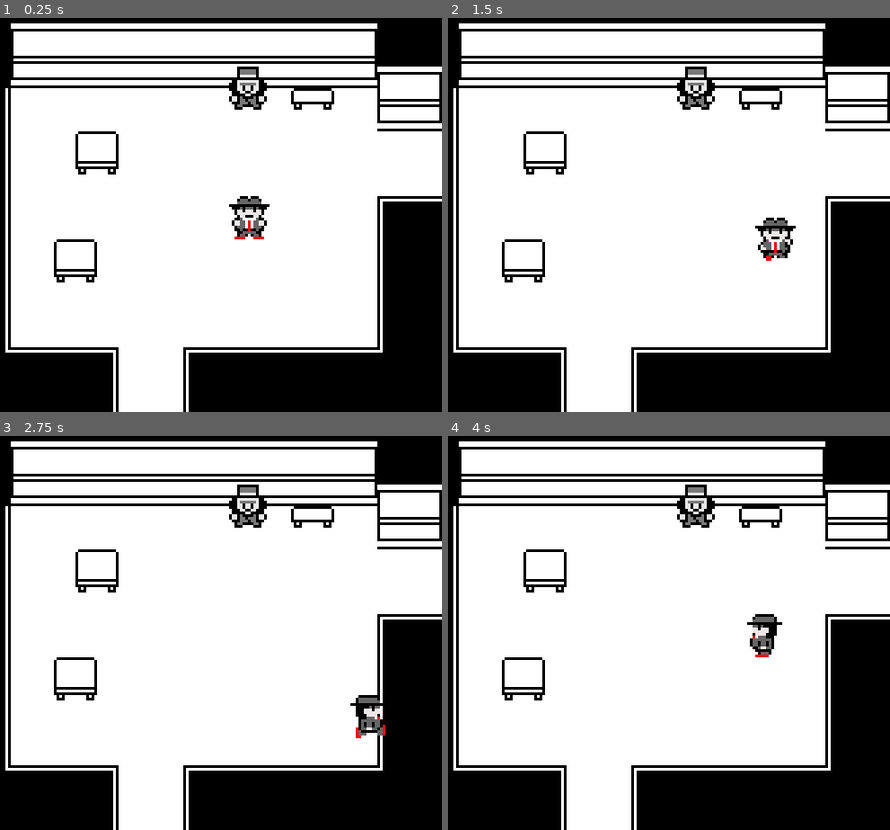
Above: before the commit, frames 1-4 (two rows, left to right).
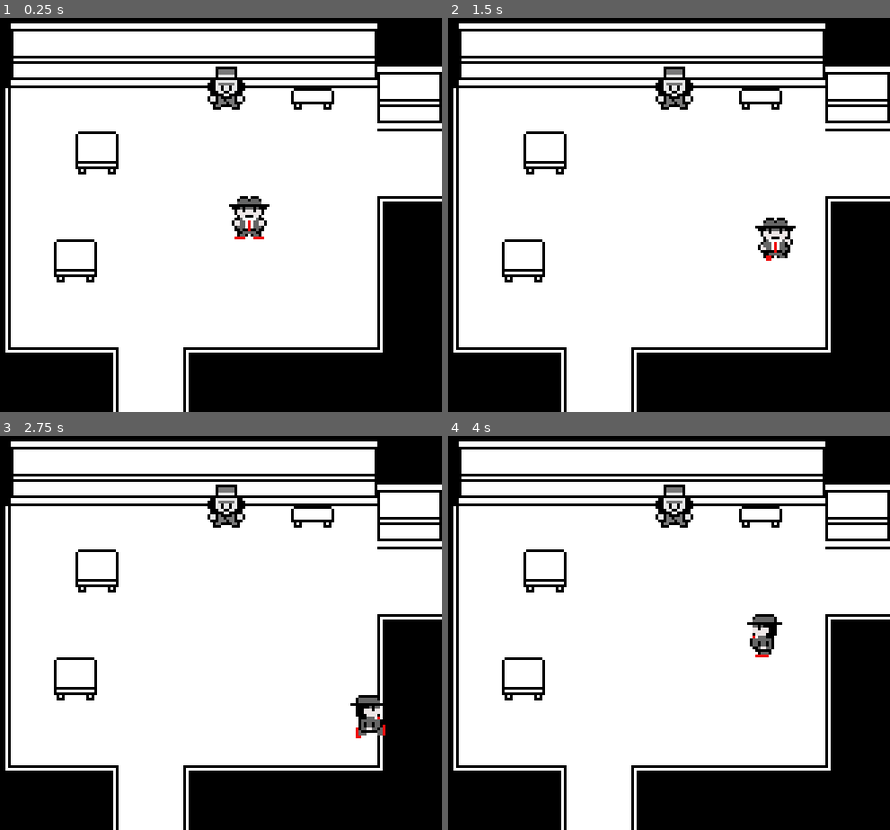
Above: after the commit, the same moments.

Repository: ptroply/game-off-2024
Game: Godot game, scene res://prototype0/MapDemo.tscn
Same seed, same stepped clock (60 frames per second), same inputs: the game is played once before the commit and once after it.
Inputs:
- Up to frame 1 (0.25 s): no input
- Up to frame 2 (1.5 s): tap Enter (ui_accept) at 0.5, 0.77 s; hold Right (ui_right) 0.53-1.28 s; hold Down (ui_down) from 1.28 s (still down)
- Up to frame 3 (2.75 s): tap Enter (ui_accept) at 1.52 s; release Down (ui_down) at 2.03 s; hold Right (ui_right) from 2.03 s (still down)
- Up to frame 4 (4 s): tap Enter (ui_accept) at 2.75, 3.02, 3.77 s; release Right (ui_right) at 2.78 s; hold Up (ui_up) 2.78-3.53 s; hold Left (ui_left) from 3.53 s (still down)

The runs differ from the first frame. In frame 1, 0.9% of the frame differs, in the area x 46-61%, y 12-24%; in frame 2, 0.9%; in frame 3, 0.9%; in frame 4, 0.9%.

Commit message:
add json for demo

Diff:
--- /dev/null
+++ b/godot/Utility/Dialogues/chief.json
@@ -0,0 +1,5 @@
+[
+    [
+        "Help, I'm stuck in here!"
+    ]
+]
--- a/godot/Utility/Dialogues/cop1.json
+++ b/godot/Utility/Dialogues/cop1.json
@@ -1,3 +1,7 @@
-{
-    "default": "This text is coming from the dialogues JSON file.\n\nIsn't that cool?"
-}
+
+[
+    [
+        "This text was loaded from the dialogues JSON file.",
+        "Search the building and help me find the chief."
+    ]
+]
--- /dev/null
+++ b/godot/Utility/Dialogues/cop2.json
@@ -0,0 +1,6 @@
+
+[
+    [
+        "You're looking for the chief? I last saw him hanging out in the second jail cell."
+    ]
+]
--- /dev/null
+++ b/godot/Utility/Dialogues/wayne.json
@@ -0,0 +1,6 @@
+[
+    [
+        "Hey, I think you've got the wrong guy.",
+        "Just let me out of here and we'll call it even, Okay?"
+    ]
+]
--- a/godot/prototype0/FieldMap.gd
+++ b/godot/prototype0/FieldMap.gd
@@ -1,7 +1,7 @@
 extends Node2D
 
-#var tilemap : Array
-@onready var tilemap : Array = [["breakroom","jail",0],
+var day = 0
+var tilemap : Array = [["breakroom","jail",0],
 ["offices","lobby",0],
 [0,0,0]]
 
@@ -43,7 +43,7 @@
 	var t = text_box.instantiate()
 	add_child(t)
 
-	await t.start(pos, id, dialogues)
+	await t.start(pos, id, dialogues[day])
 
 func update(tile_code : String):
 	for n in get_children():
--- a/godot/prototype0/MapDemo.tscn
+++ b/godot/prototype0/MapDemo.tscn
@@ -1,17 +1,14 @@
-[gd_scene load_steps=8 format=3 uid="uid://fttcw2p5qk6s"]
+[gd_scene load_steps=6 format=3 uid="uid://fttcw2p5qk6s"]
 
-[ext_resource type="Script" path="res://prototype0/MapDemo.gd" id="1_3jslf"]
 [ext_resource type="Script" path="res://prototype0/FieldMap.gd" id="2_bjmkw"]
 [ext_resource type="FontFile" uid="uid://bi1g3eepf86as" path="res://prototype0/m5_7.tres" id="2_ouv7l"]
 [ext_resource type="Script" path="res://Utility/player.gd" id="4_8icf1"]
-[ext_resource type="PackedScene" uid="uid://cinypmsoj4idj" path="res://prototype0/character_sprite.tscn" id="4_armly"]
-[ext_resource type="SpriteFrames" uid="uid://chlvhh7ud5j2u" path="res://prototype0/new_sprite_frames.tres" id="7_h5xgq"]
+[ext_resource type="SpriteFrames" uid="uid://chlvhh7ud5j2u" path="res://prototype0/player_sprite_frames.tres" id="7_h5xgq"]
 
 [sub_resource type="RectangleShape2D" id="RectangleShape2D_o0wyo"]
 size = Vector2(8, 5.5)
 
 [node name="MapDemo" type="Node2D"]
-script = ExtResource("1_3jslf")
 
 [node name="Label" type="Label" parent="."]
 offset_right = 40.0
@@ -28,9 +25,9 @@
 motion_mode = 1
 script = ExtResource("4_8icf1")
 
-[node name="CharacterSprite" parent="Player" instance=ExtResource("4_armly")]
+[node name="CharacterSprite" type="AnimatedSprite2D" parent="Player"]
 sprite_frames = ExtResource("7_h5xgq")
-animation = &"walk_up"
+animation = &"idle"
 
 [node name="PlayerCollision" type="CollisionShape2D" parent="Player"]
 position = Vector2(0, 4.75)
--- a/godot/prototype0/SpriteDemo.tscn
+++ b/godot/prototype0/SpriteDemo.tscn
@@ -5,7 +5,7 @@
 [ext_resource type="Script" path="res://prototype0/SpriteDemoPlayer.gd" id="3_7b62h"]
 [ext_resource type="PackedScene" uid="uid://cinypmsoj4idj" path="res://prototype0/character_sprite.tscn" id="4_eujif"]
 [ext_resource type="Texture2D" uid="uid://bu07u3rgse1r" path="res://prototype0/deputy-gary.png" id="5_6aafk"]
-[ext_resource type="SpriteFrames" uid="uid://chlvhh7ud5j2u" path="res://prototype0/new_sprite_frames.tres" id="5_c2wy4"]
+[ext_resource type="SpriteFrames" uid="uid://chlvhh7ud5j2u" path="res://prototype0/player_sprite_frames.tres" id="5_c2wy4"]
 
 [sub_resource type="TileSetAtlasSource" id="TileSetAtlasSource_6bkah"]
 texture = ExtResource("1_34ogf")
--- a/godot/prototype0/actor_trigger.gd
+++ b/godot/prototype0/actor_trigger.gd
@@ -5,7 +5,7 @@
 
 # Called when the node enters the scene tree for the first time.
 func _ready() -> void:
-	pass # Replace with function body.
+	$CharacterSprite.sprite_frames = load(str("res://prototype0/", id,"_sprite_frames.tres"))
 
 
 # Called every frame. 'delta' is the elapsed time since the previous frame.
--- a/godot/prototype0/breakroom.tscn
+++ b/godot/prototype0/breakroom.tscn
@@ -2613,4 +2613,5 @@
 use_kinematic_bodies = true
 
 [node name="DeputyGary" parent="." instance=ExtResource("2_xycsi")]
+position = Vector2(160, 40)
 id = "cop1"
--- a/godot/prototype0/character_sprite.tscn
+++ /dev/null
@@ -1,3 +0,0 @@
-[gd_scene format=3 uid="uid://cinypmsoj4idj"]
-
-[node name="CharacterSprite" type="AnimatedSprite2D"]
--- /dev/null
+++ b/godot/prototype0/cop1_sprite_frames.tres
@@ -0,0 +1,101 @@
+[gd_resource type="SpriteFrames" load_steps=11 format=3 uid="uid://jbb1ncd5qukq"]
+
+[ext_resource type="Texture2D" uid="uid://bu07u3rgse1r" path="res://prototype0/deputy-gary.png" id="1_exbki"]
+
+[sub_resource type="AtlasTexture" id="AtlasTexture_j0h47"]
+atlas = ExtResource("1_exbki")
+region = Rect2(48, 0, 16, 16)
+
+[sub_resource type="AtlasTexture" id="AtlasTexture_e7dlq"]
+atlas = ExtResource("1_exbki")
+region = Rect2(64, 0, 16, 16)
+
+[sub_resource type="AtlasTexture" id="AtlasTexture_07yka"]
+atlas = ExtResource("1_exbki")
+region = Rect2(48, 0, 16, 16)
+
+[sub_resource type="AtlasTexture" id="AtlasTexture_7227w"]
+atlas = ExtResource("1_exbki")
+region = Rect2(32, 0, 16, 16)
+
+[sub_resource type="AtlasTexture" id="AtlasTexture_1l8fu"]
+atlas = ExtResource("1_exbki")
+region = Rect2(0, 0, 16, 16)
+
+[sub_resource type="AtlasTexture" id="AtlasTexture_tvyvp"]
+atlas = ExtResource("1_exbki")
+region = Rect2(16, 0, 16, 16)
+
+[sub_resource type="AtlasTexture" id="AtlasTexture_fmhpl"]
+atlas = ExtResource("1_exbki")
+region = Rect2(80, 0, 16, 16)
+
+[sub_resource type="AtlasTexture" id="AtlasTexture_2s6dr"]
+atlas = ExtResource("1_exbki")
+region = Rect2(96, 0, 16, 16)
+
+[sub_resource type="AtlasTexture" id="AtlasTexture_2inlw"]
+atlas = ExtResource("1_exbki")
+region = Rect2(112, 0, 16, 16)
+
+[resource]
+animations = [{
+"frames": [{
+"duration": 1.0,
+"texture": SubResource("AtlasTexture_j0h47")
+}],
+"loop": true,
+"name": &"idle",
+"speed": 4.0
+}, {
+"frames": [{
+"duration": 1.0,
+"texture": SubResource("AtlasTexture_e7dlq")
+}, {
+"duration": 1.0,
+"texture": SubResource("AtlasTexture_07yka")
+}, {
+"duration": 1.0,
+"texture": SubResource("AtlasTexture_7227w")
+}, {
+"duration": 1.0,
+"texture": SubResource("AtlasTexture_07yka")
+}],
+"loop": true,
+"name": &"walk_down",
+"speed": 4.0
+}, {
+"frames": [{
+"duration": 1.0,
+"texture": SubResource("AtlasTexture_1l8fu")
+}, {
+"duration": 1.0,
+"texture": SubResource("AtlasTexture_tvyvp")
+}, {
+"duration": 1.0,
+"texture": SubResource("AtlasTexture_1l8fu")
+}, {
+"duration": 1.0,
+"texture": SubResource("AtlasTexture_tvyvp")
+}],
+"loop": true,
+"name": &"walk_side",
+"speed": 4.0
+}, {
+"frames": [{
+"duration": 1.0,
+"texture": SubResource("AtlasTexture_fmhpl")
+}, {
+"duration": 1.0,
+"texture": SubResource("AtlasTexture_2s6dr")
+}, {
+"duration": 1.0,
+"texture": SubResource("AtlasTexture_2inlw")
+}, {
+"duration": 1.0,
+"texture": SubResource("AtlasTexture_2s6dr")
+}],
+"loop": true,
+"name": &"walk_up",
+"speed": 4.0
+}]
--- /dev/null
+++ b/godot/prototype0/cop2_sprite_frames.tres
@@ -0,0 +1,101 @@
+[gd_resource type="SpriteFrames" load_steps=11 format=3 uid="uid://buakce6wwhogv"]
+
+[ext_resource type="Texture2D" uid="uid://7vjpmb2ev0rm" path="res://prototype0/ash-ketchup.png" id="1_ge4mu"]
+
+[sub_resource type="AtlasTexture" id="AtlasTexture_m4xvg"]
+atlas = ExtResource("1_ge4mu")
+region = Rect2(48, 0, 16, 16)
+
+[sub_resource type="AtlasTexture" id="AtlasTexture_0rk6h"]
+atlas = ExtResource("1_ge4mu")
+region = Rect2(32, 0, 16, 16)
+
+[sub_resource type="AtlasTexture" id="AtlasTexture_ahn8a"]
+atlas = ExtResource("1_ge4mu")
+region = Rect2(48, 0, 16, 16)
+
+[sub_resource type="AtlasTexture" id="AtlasTexture_iew0p"]
+atlas = ExtResource("1_ge4mu")
+region = Rect2(64, 0, 16, 16)
+
+[sub_resource type="AtlasTexture" id="AtlasTexture_rbv8y"]
+atlas = ExtResource("1_ge4mu")
+region = Rect2(0, 0, 16, 16)
+
+[sub_resource type="AtlasTexture" id="AtlasTexture_k3vd8"]
+atlas = ExtResource("1_ge4mu")
+region = Rect2(16, 0, 16, 16)
+
+[sub_resource type="AtlasTexture" id="AtlasTexture_k1yll"]
+atlas = ExtResource("1_ge4mu")
+region = Rect2(80, 0, 16, 16)
+
+[sub_resource type="AtlasTexture" id="AtlasTexture_0ytu3"]
+atlas = ExtResource("1_ge4mu")
+region = Rect2(96, 0, 16, 16)
+
+[sub_resource type="AtlasTexture" id="AtlasTexture_88r02"]
+atlas = ExtResource("1_ge4mu")
+region = Rect2(112, 0, 16, 16)
+
+[resource]
+animations = [{
+"frames": [{
+"duration": 1.0,
+"texture": SubResource("AtlasTexture_m4xvg")
+}],
+"loop": true,
+"name": &"idle",
+"speed": 4.0
+}, {
+"frames": [{
+"duration": 1.0,
+"texture": SubResource("AtlasTexture_0rk6h")
+}, {
+"duration": 1.0,
+"texture": SubResource("AtlasTexture_ahn8a")
+}, {
+"duration": 1.0,
+"texture": SubResource("AtlasTexture_iew0p")
+}, {
+"duration": 1.0,
+"texture": SubResource("AtlasTexture_ahn8a")
+}],
+"loop": true,
+"name": &"walk_down",
+"speed": 4.0
+}, {
+"frames": [{
+"duration": 1.0,
+"texture": SubResource("AtlasTexture_rbv8y")
+}, {
+"duration": 1.0,
+"texture": SubResource("AtlasTexture_k3vd8")
+}, {
+"duration": 1.0,
+"texture": SubResource("AtlasTexture_rbv8y")
+}, {
+"duration": 1.0,
+"texture": SubResource("AtlasTexture_k3vd8")
+}],
+"loop": true,
+"name": &"walk_side",
+"speed": 4.0
+}, {
+"frames": [{
+"duration": 1.0,
+"texture": SubResource("AtlasTexture_k1yll")
+}, {
+"duration": 1.0,
+"texture": SubResource("AtlasTexture_0ytu3")
+}, {
+"duration": 1.0,
+"texture": SubResource("AtlasTexture_88r02")
+}, {
+"duration": 1.0,
+"texture": SubResource("AtlasTexture_0ytu3")
+}],
+"loop": true,
+"name": &"walk_up",
+"speed": 4.0
+}]
--- a/godot/prototype0/jail.tscn
+++ b/godot/prototype0/jail.tscn
@@ -1,7 +1,12 @@
-[gd_scene load_steps=2 format=4 uid="uid://bttbkpovwwski"]
+[gd_scene load_steps=3 format=4 uid="uid://bttbkpovwwski"]
 
 [ext_resource type="TileSet" uid="uid://qnbpc5lf8l57" path="res://prototype0/1BitTileset.tres" id="1_313tk"]
+[ext_resource type="PackedScene" uid="uid://d2bsdptaoso2r" path="res://prototype0/map_actor.tscn" id="2_t82a8"]
 
 [node name="Jail" type="TileMapLayer"]
 tile_map_data = PackedByteArray("AAADAAIAAQAGACwAAAADAAMAAQAGAC0AAAADAAQAAQAGAC4AAAADAAUAAQAKABgAAAADAAYAAQAKABgAAAADAA …(5616 unchanged characters)…
 tile_set = ExtResource("1_313tk")
+
+[node name="MapActor" parent="." instance=ExtResource("2_t82a8")]
+position = Vector2(104, 32)
+id = "chief"
--- a/godot/prototype0/map_actor.tscn
+++ b/godot/prototype0/map_actor.tscn
@@ -1,48 +1,14 @@
-[gd_scene load_steps=7 format=3 uid="uid://d2bsdptaoso2r"]
+[gd_scene load_steps=3 format=3 uid="uid://d2bsdptaoso2r"]
 
 [ext_resource type="Script" path="res://prototype0/actor_trigger.gd" id="1_bbi2x"]
-[ext_resource type="PackedScene" uid="uid://cinypmsoj4idj" path="res://prototype0/character_sprite.tscn" id="2_78ojl"]
-[ext_resource type="Texture2D" uid="uid://bu07u3rgse1r" path="res://prototype0/deputy-gary.png" id="3_svren"]
-
-[sub_resource type="AtlasTexture" id="AtlasTexture_w081x"]
-atlas = ExtResource("3_svren")
-region = Rect2(48, 0, 16, 16)
-
-[sub_resource type="SpriteFrames" id="SpriteFrames_bf11x"]
-animations = [{
-"frames": [{
-"duration": 1.0,
-"texture": SubResource("AtlasTexture_w081x")
-}],
-"loop": true,
-"name": &"default",
-"speed": 4.0
-}, {
-"frames": [],
-"loop": true,
-"name": &"walk_down",
-"speed": 4.0
-}, {
-"frames": [],
-"loop": true,
-"name": &"walk_side",
-"speed": 4.0
-}, {
-"frames": [],
-"loop": true,
-"name": &"walk_up",
-"speed": 4.0
-}]
 
 [sub_resource type="CircleShape2D" id="CircleShape2D_kqjmn"]
 radius = 8.0
 
-[node name="DeputyGary" type="Area2D"]
-position = Vector2(168, 40)
+[node name="MapActor" type="Area2D"]
 script = ExtResource("1_bbi2x")
 
-[node name="CharacterSprite" parent="." instance=ExtResource("2_78ojl")]
-sprite_frames = SubResource("SpriteFrames_bf11x")
+[node name="CharacterSprite" type="AnimatedSprite2D" parent="."]
 
 [node name="CollisionShape2D" type="CollisionShape2D" parent="."]
 shape = SubResource("CircleShape2D_kqjmn")
--- a/godot/prototype0/new_sprite_frames.tres
+++ /dev/null
@@ -1,98 +0,0 @@
-[gd_resource type="SpriteFrames" load_steps=11 format=3 uid="uid://chlvhh7ud5j2u"]
-
-[ext_resource type="Texture2D" uid="uid://dihxpw802yi8j" path="res://prototype0/the_detective.png" id="1_imorm"]
-
-[sub_resource type="AtlasTexture" id="AtlasTexture_ymtfl"]
-atlas = ExtResource("1_imorm")
-region = Rect2(48, 0, 16, 16)
-
-[sub_resource type="AtlasTexture" id="AtlasTexture_06d12"]
-atlas = ExtResource("1_imorm")
-region = Rect2(32, 0, 16, 16)
-
-[sub_resource type="AtlasTexture" id="AtlasTexture_qeabt"]
-atlas = ExtResource("1_imorm")
-region = Rect2(48, 0, 16, 16)
-
-[sub_resource type="AtlasTexture" id="AtlasTexture_e5pqh"]
-atlas = ExtResource("1_imorm")
-region = Rect2(64, 0, 16, 16)
-
-[sub_resource type="AtlasTexture" id="AtlasTexture_nk0u5"]
-atlas = ExtResource("1_imorm")
-region = Rect2(0, 0, 16, 16)
-
-[sub_resource type="AtlasTexture" id="AtlasTexture_nsn0h"]
-atlas = ExtResource("1_imorm")
-region = Rect2(16, 0, 16, 16)
-
-[sub_resource type="AtlasTexture" id="AtlasTexture_6utn5"]
-atlas = ExtResource("1_imorm")
-region = Rect2(80, 0, 16, 16)
-
-[sub_resource type="AtlasTexture" id="AtlasTexture_u2xrs"]
-atlas = ExtResource("1_imorm")
-region = Rect2(96, 0, 16, 16)
-
-[sub_resource type="AtlasTexture" id="AtlasTexture_cjorp"]
-atlas = ExtResource("1_imorm")
-region = Rect2(112, 0, 16, 16)
-
-[resource]
-animations = [{
-"frames": [{
-"duration": 1.0,
-"texture": SubResource("AtlasTexture_ymtfl")
-}],
-"loop": true,
-"name": &"idle",
-"speed": 4.0
-}, {
-"frames": [{
-"duration": 1.0,
-"texture": SubResource("AtlasTexture_06d12")
-}, {
-"duration": 1.0,
-"texture": SubResource("AtlasTexture_qeabt")
-}, {
-"duration": 1.0,
-"texture": SubResource("AtlasTexture_e5pqh")
-}, {
-"duration": 1.0,
-"texture": SubResource("AtlasTexture_qeabt")
-}],
-"loop": true,
-"name": &"walk_down",
-"speed": 4.0
-}, {
-"frames": [{
-"duration": 1.0,
-"texture": SubResource("AtlasTexture_nk0u5")
-}, {
-"duration": 1.0,
-"texture": SubResource("AtlasTexture_nsn0h")
-}, {
-"duration": 1.0,
-"texture": SubResource("AtlasTexture_nk0u5")
-}, {
-"duration": 1.0,
-"texture": SubResource("AtlasTexture_nsn0h")
-}],
-"loop": true,
-"name": &"walk_side",
-"speed": 4.0
-}, {
-"frames": [{
-"duration": 1.0,
-"texture": SubResource("AtlasTexture_6utn5")
-}, {
-"duration": 1.0,
-"texture": SubResource("AtlasTexture_u2xrs")
-}, {
-"duration": 1.0,
-"texture": SubResource("AtlasTexture_cjorp")
-}],
-"loop": true,
-"name": &"walk_up",
-"speed": 4.0
-}]
--- a/godot/prototype0/offices.tscn
+++ b/godot/prototype0/offices.tscn
@@ -1,7 +1,12 @@
-[gd_scene load_steps=2 format=4 uid="uid://c674ate2137xm"]
+[gd_scene load_steps=3 format=4 uid="uid://c674ate2137xm"]
 
 [ext_resource type="TileSet" uid="uid://qnbpc5lf8l57" path="res://prototype0/1BitTileset.tres" id="1_uhpym"]
+[ext_resource type="PackedScene" uid="uid://d2bsdptaoso2r" path="res://prototype0/map_actor.tscn" id="2_lwicc"]
 
 [node name="Offices" type="TileMapLayer"]
 tile_map_data = PackedByteArray("AAAOAAAAAQARABUAAAAOAAEAAQARABUAAAAOAAIAAQARABUAAAAOAAMAAQAOAEEAAAAOAAQAAQAOAEIAAAAOAA …(5376 unchanged characters)…
 tile_set = ExtResource("1_uhpym")
+
+[node name="MapActor" parent="." instance=ExtResource("2_lwicc")]
+position = Vector2(176, 112)
+id = "cop2"
--- a/godot/prototype0/player_sprite_frames.tres
+++ b/godot/prototype0/player_sprite_frames.tres
@@ -1,81 +1,48 @@
-[gd_resource type="SpriteFrames" load_steps=15 format=3 uid="uid://buakce6wwhogv"]
+[gd_resource type="SpriteFrames" load_steps=11 format=3 uid="uid://chlvhh7ud5j2u"]
 
-[ext_resource type="Texture2D" uid="uid://7vjpmb2ev0rm" path="res://prototype0/ash-ketchup.png" id="1_sqd0e"]
+[ext_resource type="Texture2D" uid="uid://dihxpw802yi8j" path="res://prototype0/the_detective.png" id="1_imorm"]
 
-[sub_resource type="AtlasTexture" id="AtlasTexture_1sefh"]
-atlas = ExtResource("1_sqd0e")
+[sub_resource type="AtlasTexture" id="AtlasTexture_ymtfl"]
+atlas = ExtResource("1_imorm")
+region = Rect2(48, 0, 16, 16)
+
+[sub_resource type="AtlasTexture" id="AtlasTexture_06d12"]
+atlas = ExtResource("1_imorm")
 region = Rect2(32, 0, 16, 16)
 
-[sub_resource type="AtlasTexture" id="AtlasTexture_3qkdh"]
-atlas = ExtResource("1_sqd0e")
+[sub_resource type="AtlasTexture" id="AtlasTexture_qeabt"]
+atlas = ExtResource("1_imorm")
+region = Rect2(48, 0, 16, 16)
+
+[sub_resource type="AtlasTexture" id="AtlasTexture_e5pqh"]
+atlas = ExtResource("1_imorm")
+region = Rect2(64, 0, 16, 16)
+
+[sub_resource type="AtlasTexture" id="AtlasTexture_nk0u5"]
+atlas = ExtResource("1_imorm")
 region = Rect2(0, 0, 16, 16)
 
-[sub_resource type="AtlasTexture" id="AtlasTexture_12did"]
-atlas = ExtResource("1_sqd0e")
+[sub_resource type="AtlasTexture" id="AtlasTexture_nsn0h"]
+atlas = ExtResource("1_imorm")
+region = Rect2(16, 0, 16, 16)
+
+[sub_resource type="AtlasTexture" id="AtlasTexture_6utn5"]
+atlas = ExtResource("1_imorm")
 region = Rect2(80, 0, 16, 16)
 
-[sub_resource type="AtlasTexture" id="AtlasTexture_4ns7y"]
-atlas = ExtResource("1_sqd0e")
-region = Rect2(64, 0, 16, 16)
-
-[sub_resource type="AtlasTexture" id="AtlasTexture_m4xvg"]
-atlas = ExtResource("1_sqd0e")
-region = Rect2(48, 0, 16, 16)
-
-[sub_resource type="AtlasTexture" id="AtlasTexture_0rk6h"]
-atlas = ExtResource("1_sqd0e")
-region = Rect2(32, 0, 16, 16)
-
-[sub_resource type="AtlasTexture" id="AtlasTexture_ahn8a"]
-atlas = ExtResource("1_sqd0e")
-region = Rect2(48, 0, 16, 16)
-
-[sub_resource type="AtlasTexture" id="AtlasTexture_iew0p"]
-atlas = ExtResource("1_sqd0e")
-region = Rect2(64, 0, 16, 16)
-
-[sub_resource type="AtlasTexture" id="AtlasTexture_rbv8y"]
-atlas = ExtResource("1_sqd0e")
-region = Rect2(0, 0, 16, 16)
-
-[sub_resource type="AtlasTexture" id="AtlasTexture_k3vd8"]
-atlas = ExtResource("1_sqd0e")
-region = Rect2(16, 0, 16, 16)
-
-[sub_resource type="AtlasTexture" id="AtlasTexture_k1yll"]
-atlas = ExtResource("1_sqd0e")
-region = Rect2(80, 0, 16, 16)
-
-[sub_resource type="AtlasTexture" id="AtlasTexture_0ytu3"]
-atlas = ExtResource("1_sqd0e")
+[sub_resource type="AtlasTexture" id="AtlasTexture_u2xrs"]
+atlas = ExtResource("1_imorm")
 region = Rect2(96, 0, 16, 16)
 
-[sub_resource type="AtlasTexture" id="AtlasTexture_88r02"]
-atlas = ExtResource("1_sqd0e")
+[sub_resource type="AtlasTexture" id="AtlasTexture_cjorp"]
+atlas = ExtResource("1_imorm")
 region = Rect2(112, 0, 16, 16)
 
 [resource]
 animations = [{
 "frames": [{
 "duration": 1.0,
-"texture": SubResource("AtlasTexture_1sefh")
-}, {
-"duration": 1.0,
-"texture": SubResource("AtlasTexture_3qkdh")
-}, {
-"duration": 1.0,
-"texture": SubResource("AtlasTexture_12did")
-}, {
-"duration": 1.0,
-"texture": SubResource("AtlasTexture_4ns7y")
-}],
-"loop": true,
-"name": &"dance",
-"speed": 4.0
-}, {
-"frames": [{
-"duration": 1.0,
-"texture": SubResource("AtlasTexture_m4xvg")
+"texture": SubResource("AtlasTexture_ymtfl")
 }],
 "loop": true,
 "name": &"idle",
@@ -83,16 +50,16 @@
 }, {
 "frames": [{
 "duration": 1.0,
-"texture": SubResource("AtlasTexture_0rk6h")
+"texture": SubResource("AtlasTexture_06d12")
 }, {
 "duration": 1.0,
-"texture": SubResource("AtlasTexture_ahn8a")
+"texture": SubResource("AtlasTexture_qeabt")
 }, {
 "duration": 1.0,
-"texture": SubResource("AtlasTexture_iew0p")
+"texture": SubResource("AtlasTexture_e5pqh")
 }, {
 "duration": 1.0,
-"texture": SubResource("AtlasTexture_ahn8a")
+"texture": SubResource("AtlasTexture_qeabt")
 }],
 "loop": true,
 "name": &"walk_down",
@@ -100,16 +67,16 @@
 }, {
 "frames": [{
 "duration": 1.0,
-"texture": SubResource("AtlasTexture_rbv8y")
+"texture": SubResource("AtlasTexture_nk0u5")
 }, {
 "duration": 1.0,
-"texture": SubResource("AtlasTexture_k3vd8")
+"texture": SubResource("AtlasTexture_nsn0h")
 }, {
 "duration": 1.0,
-"texture": SubResource("AtlasTexture_rbv8y")
+"texture": SubResource("AtlasTexture_nk0u5")
 }, {
 "duration": 1.0,
-"texture": SubResource("AtlasTexture_k3vd8")
+"texture": SubResource("AtlasTexture_nsn0h")
 }],
 "loop": true,
 "name": &"walk_side",
@@ -117,16 +84,13 @@
 }, {
 "frames": [{
 "duration": 1.0,
-"texture": SubResource("AtlasTexture_k1yll")
+"texture": SubResource("AtlasTexture_6utn5")
 }, {
 "duration": 1.0,
-"texture": SubResource("AtlasTexture_0ytu3")
+"texture": SubResource("AtlasTexture_u2xrs")
 }, {
 "duration": 1.0,
-"texture": SubResource("AtlasTexture_88r02")
-}, {
-"duration": 1.0,
-"texture": SubResource("AtlasTexture_0ytu3")
+"texture": SubResource("AtlasTexture_cjorp")
 }],
 "loop": true,
 "name": &"walk_up",
--- a/godot/prototype0/text_box.gd
+++ b/godot/prototype0/text_box.gd
@@ -5,16 +5,17 @@
 @onready var label = $ColorRect/Label
 
 
-func start(target_position : Vector2, id : String, dialogue : Dictionary) -> void:
+func start(target_position : Vector2, id : String, dialogues : Array) -> void:
 
-	label.text = dialogue.default
+	for d in dialogues:
+		label.text += str(d, "\n")
 
 	if target_position.y < 80:
 		position.y = 112
 	else: position.y = 0
 	var portrait = load(str("res://Utility/Portraits/",id,".png"))
 	if portrait == null:
-		style.content_margin_left = -1
+		style.content_margin_left = 8
 	else:
 		style.content_margin_left = 44
 		$ColorRect/Sprite2D.set_texture(portrait)
--- a/godot/prototype0/text_box.tscn
+++ b/godot/prototype0/text_box.tscn
@@ -22,13 +22,6 @@
 theme_override_constants/line_spacing = 1
 theme_override_fonts/font = ExtResource("2_jjoxg")
 theme_override_styles/normal = ExtResource("3_mc2ig")
-text = "Lorem ipsum dolor sit amet, consectetur adipiscing elit. Nulla magna massa, malesuada ut urna vitae, rhoncus tempor justo. Suspendisse tortor orci, maximus ut purus id, volutpat luctus dolor.
-Did you get all that?
-
-
-You can talk to me again if you're still confused.
-
-Just walk over there and approach me again."
 autowrap_mode = 2
 text_overrun_behavior = 2
 
